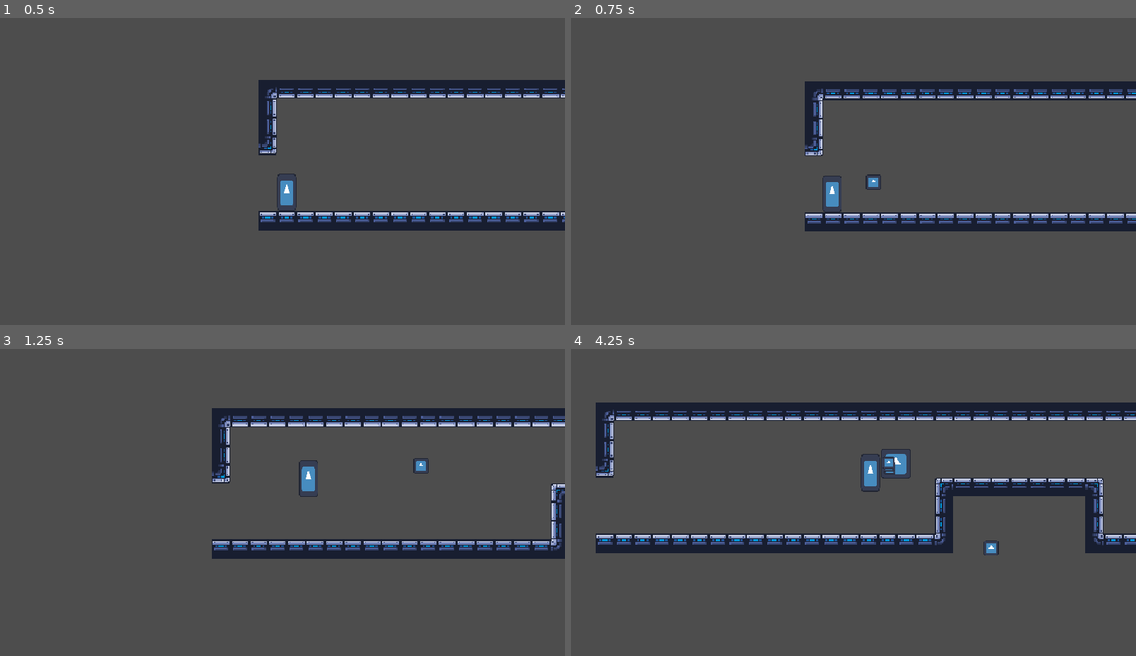
Above: before the commit, frames 1-4 (two rows, left to right).
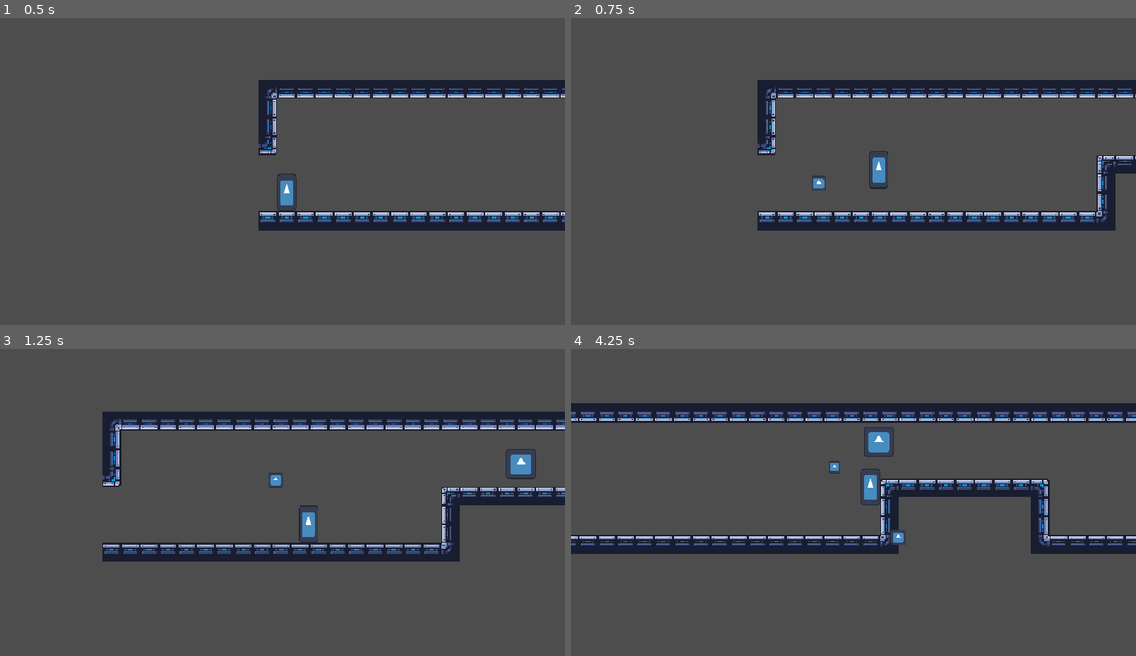
Above: after the commit, the same moments.

Repository: ygda-org/revolver
Game: Godot game, scene res://main/main.tscn
The game is run twice, just before and just after one commit, with the same random seed, the same clock (stepped at 60 frames per second) and the same inputs. The engine's default icon, where the game draws it, is replaced by a stand-in: a white triangle on a blue panel in a dark square.
Inputs (mouse positions are in pixels of both pictures, inside the frame that each line leads up to):
- Up to frame 1 (0.5 s): no input
- Up to frame 2 (0.75 s): tap Enter (ui_accept) at 0.5 s; move the mouse to (977, 150) at 0.52 s; hold D (right) from 0.53 s (still down); click (977, 150) at 0.6 s
- Up to frame 3 (1.25 s): keep holding D (right); tap Space (jump) at 0.77 s
- Up to frame 4 (4.25 s): move the mouse to (740, 514) at 1.27 s; click (740, 514) at 1.35 s; tap Space (jump) at 1.52, 3.02, 3.77 s; move the mouse to (910, 428) at 2.02 s; release D (right) at 2.03 s; hold A (left) 2.03-2.78 s; click (910, 428) at 2.1 s; move the mouse to (825, 560) at 2.77 s; hold D (right) from 2.78 s (still down); click (825, 560) at 2.85 s; move the mouse to (1023, 545) at 3.52 s; click (1023, 545) at 3.6 s

Frame 1 is identical in both runs. In frame 2, 7.9% of the frame differs, in the area x 33-100%, y 20-70%; in frame 3, 13%, in the area x 18-100%, y 19-70%; in frame 4, 12%.

Commit message:
wheeeeee

Diff:
--- a/globals/game_state.gd
+++ b/globals/game_state.gd
@@ -11,7 +11,7 @@
 
 func _ready():
 	for i in range(barrel_size):
-		active_barrel.append(load("uid://bedu6kp64vsoa"))
+		active_barrel.append(load("uid://buewsi61jgls0"))
 
 ## cycle bullet by dir, then mod by barrel size
 func bullet_cycle(dir: int):
--- a/player/bullet/base_bullet_resource.gd
+++ b/player/bullet/base_bullet_resource.gd
@@ -6,8 +6,11 @@
 @export var recoil: float = 0.0
 @export var effect: effects
 @export var effect_strength: float = 0.0
+## if true, then runs the bullet effect when you shoot, as opposed to when you hit an enemy
+@export var effect_on_shot: bool = false
 
 enum effects {
 	NONE,
-	FREEZE
+	FREEZE,
+	DASH
 }
--- a/player/bullet/bullet.gd
+++ b/player/bullet/bullet.gd
@@ -3,12 +3,18 @@
 
 var direction: Vector2
 var resource: BulletResource
+var player: Player
 
 var effect_methods = {
-	BulletResource.effects.FREEZE: Callable(freeze)
+	BulletResource.effects.FREEZE: Callable(freeze),
+	BulletResource.effects.DASH: Callable(dash)
 }
 
 var thing_i_hit: EnemyComponent
+
+func _ready():
+	if resource.effect_on_shot:
+		effect_methods[resource.effect].call()
 
 func _process(delta):
 	if direction:
@@ -21,7 +27,7 @@
 		return
 	enemy_component.hit(resource)
 	thing_i_hit = enemy_component
-	if resource.effect in effect_methods:
+	if not resource.effect_on_shot and resource.effect in effect_methods:
 		effect_methods[resource.effect].call()
 	call_deferred("queue_free")
 
@@ -32,3 +38,6 @@
 
 func freeze():
 	thing_i_hit.freeze(resource.effect_strength)
+
+func dash():
+	player.dash(direction, resource.effect_strength)
--- /dev/null
+++ b/player/bullet/bullet_resources/dash.tres
@@ -0,0 +1,11 @@
+[gd_resource type="Resource" script_class="BulletResource" format=3 uid="uid://buewsi61jgls0"]
+
+[ext_resource type="Script" uid="uid://cmear8uu7c65f" path="res://player/bullet/base_bullet_resource.gd" id="1_gexwf"]
+
+[resource]
+script = ExtResource("1_gexwf")
+speed = 200.0
+effect = 2
+effect_strength = 600.0
+effect_on_shot = true
+metadata/_custom_type_script = "uid://cmear8uu7c65f"
--- a/player/player.gd
+++ b/player/player.gd
@@ -16,6 +16,8 @@
 
 @export var grav_curve_asc: Curve
 @export var grav_curve_dec: Curve
+
+var health: int = 50
 
 func _ready():
 	GameState.player = self
@@ -41,12 +43,13 @@
 		velocity.y -= JUMP_FORCE
 
 	# left right movement
-	var dir: float = Input.get_axis("left", "right")
-	if dir:
-		velocity.x += dir * ACCELERATION * accel_curve.sample(abs(velocity.x/MAX_SPEED)) * delta
-	if dir * velocity.x <= 0 and $RecoilLock.is_stopped():
-		velocity.x = move_toward(velocity.x, 0, DECELERATION * decel_curve.sample(abs(velocity.x/MAX_SPEED)) * delta)
-	velocity.x = clampf(velocity.x, -MAX_SPEED, MAX_SPEED)
+	if $DashDur.is_stopped():
+		var dir: float = Input.get_axis("left", "right")
+		if dir:
+			velocity.x += dir * ACCELERATION * accel_curve.sample(abs(velocity.x/MAX_SPEED)) * delta
+		if dir * velocity.x <= 0 and $RecoilLock.is_stopped():
+			velocity.x = move_toward(velocity.x, 0, DECELERATION * decel_curve.sample(abs(velocity.x/MAX_SPEED)) * delta)
+		velocity.x = clampf(velocity.x, -MAX_SPEED, MAX_SPEED)
 
 	# shooting
 	var mouse_offset: Vector2 = (get_global_mouse_position() - global_position)/6
@@ -61,6 +64,7 @@
 		bullet.resource = resource
 		bullet.direction = shot_dir
 		bullet.global_position = global_position
+		bullet.player = self
 		get_parent().add_child(bullet)
 		if resource.recoil:
 			velocity.y /= 3
@@ -70,4 +74,14 @@
 	move_and_slide()
 
 func hit(dmg):
-	pass
+	health -= dmg
+	if health <= 0:
+		die()
+
+func die():
+	print("I'm dead!")
+
+func dash(dir, speed):
+	velocity = dir * speed
+	$DashDur.start()
+	# still need to add dash invincibility
--- a/player/player.tscn
+++ b/player/player.tscn
@@ -64,3 +64,7 @@
 [node name="ShotCD" type="Timer" parent="." unique_id=2111399264]
 wait_time = 0.13
 one_shot = true
+
+[node name="DashDur" type="Timer" parent="." unique_id=597392993]
+wait_time = 0.14
+one_shot = true
--- a/project.godot
+++ b/project.godot
@@ -13,7 +13,7 @@
 config/name="revolver"
 run/main_scene="uid://cnoahdbn2sxq3"
 config/features=PackedStringArray("4.7", "GL Compatibility")
-config/icon="res://assets/icon.svg"
+config/icon="uid://be5yiou05pkov"
 
 [autoload]
 
